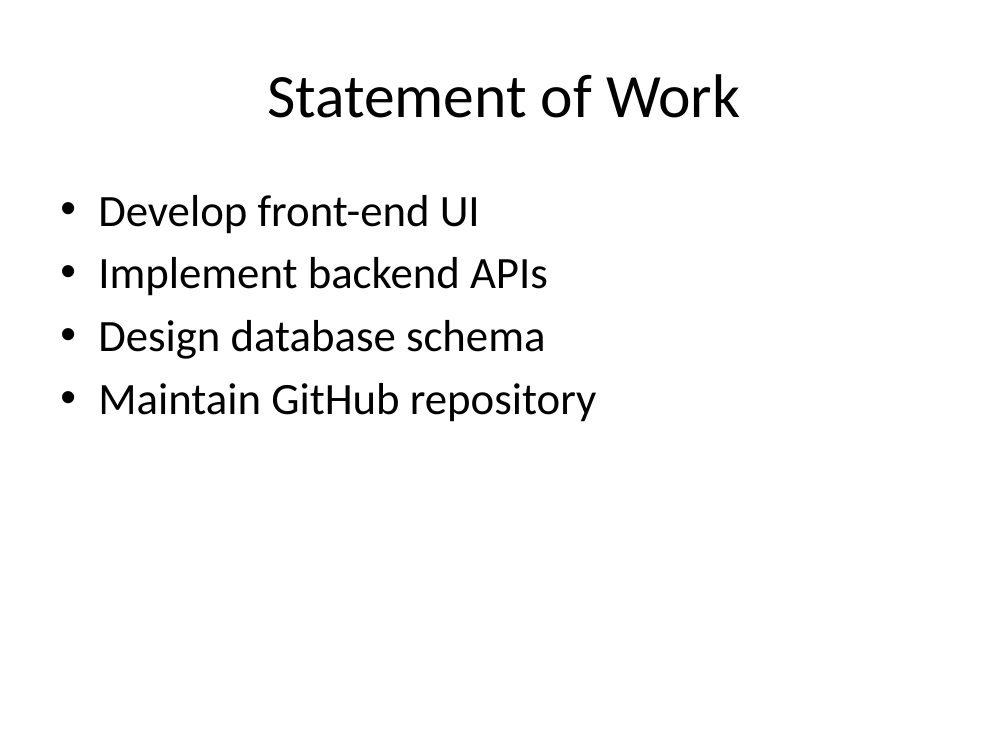
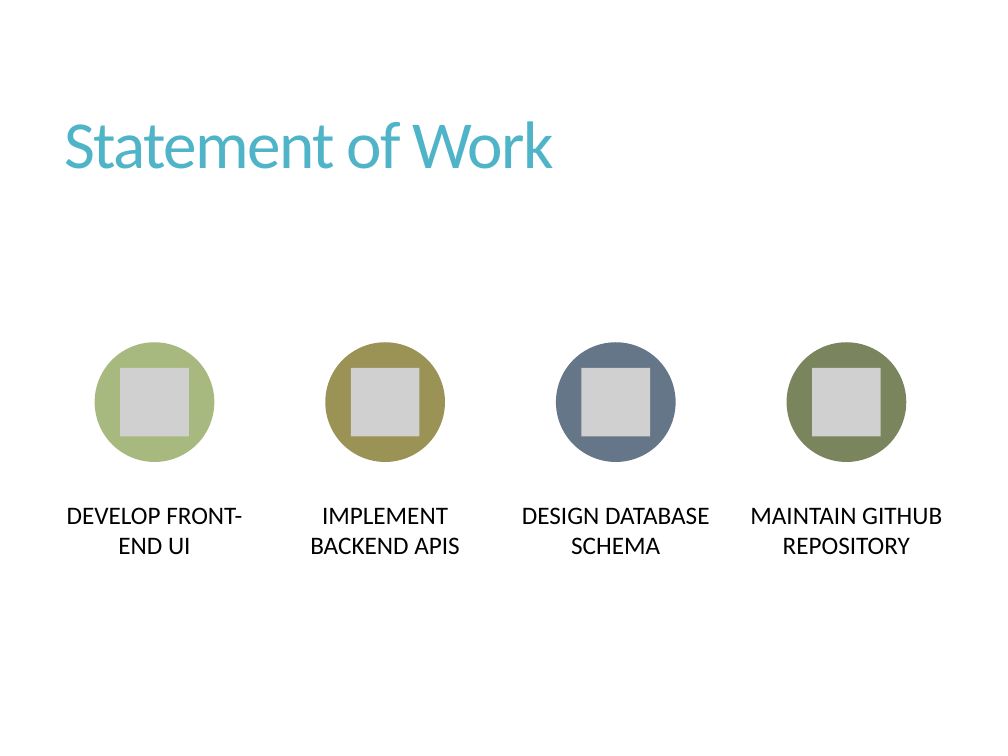
Before and after one commit to Buesse7310/Project-Alex-Roma-Nick-Eva-, a slide deck: slide 9 of docs/phase1/Spending_Habit_Tracker_Phase1.pptx. Drawn at 1008x756 pixels with LibreOffice and Linux fonts; fonts in the diff are those of the drawing; grey boxes stand for pictures. Boxes give left, top, right and bottom in pixels: in the first picture for what was removed or moved away, otherwise in the second. Text is boxed around its words. In the diff, an @@ line names an element or a change of style, - is before the commit and + after.

```diff
--- a/docs/phase1/Spending_Habit_Tracker_Phase1.pptx
+++ b/docs/phase1/Spending_Habit_Tracker_Phase1.pptx
@@ title "Statement of Work": place and size @@
-title "Statement of Work" at [267,74,740,118]
+title "Statement of Work" at [64,121,554,169]
@@ title "Statement of Work" at [64,121,554,169]: size 44 to 48 pt, text colour #000000 to #50B4C8, letter spacing 0 to -1.2 pt; alignment centre to left; line spacing 1 to 0.9 @@
@@ text removed at [98,195,596,422] @@
-• Develop front-end UI
-• Implement backend APIs
-• Design database schema
-• Maintain GitHub repository
@@ group added at [67,343,942,554]: 4 ellipses, 4 pictures, 4 texts @@
+DEVELOP FRONT-END UI
+IMPLEMENT BACKEND APIS
+DESIGN DATABASE SCHEMA
+MAINTAIN GITHUB REPOSITORY
```
Also in this commit, not shown: 11 other slides changed.
